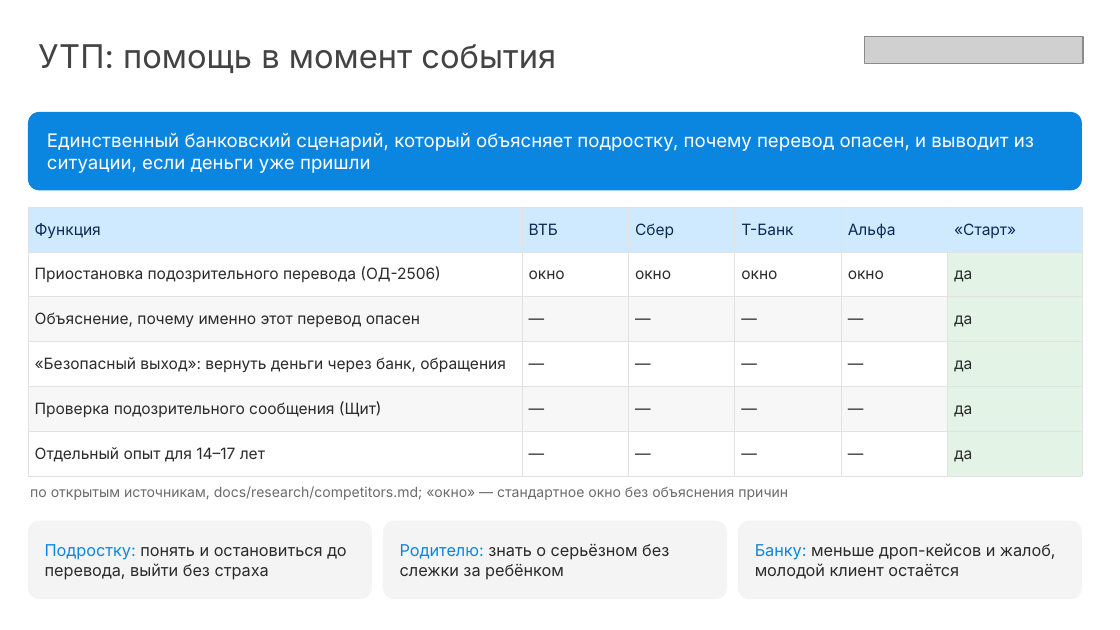
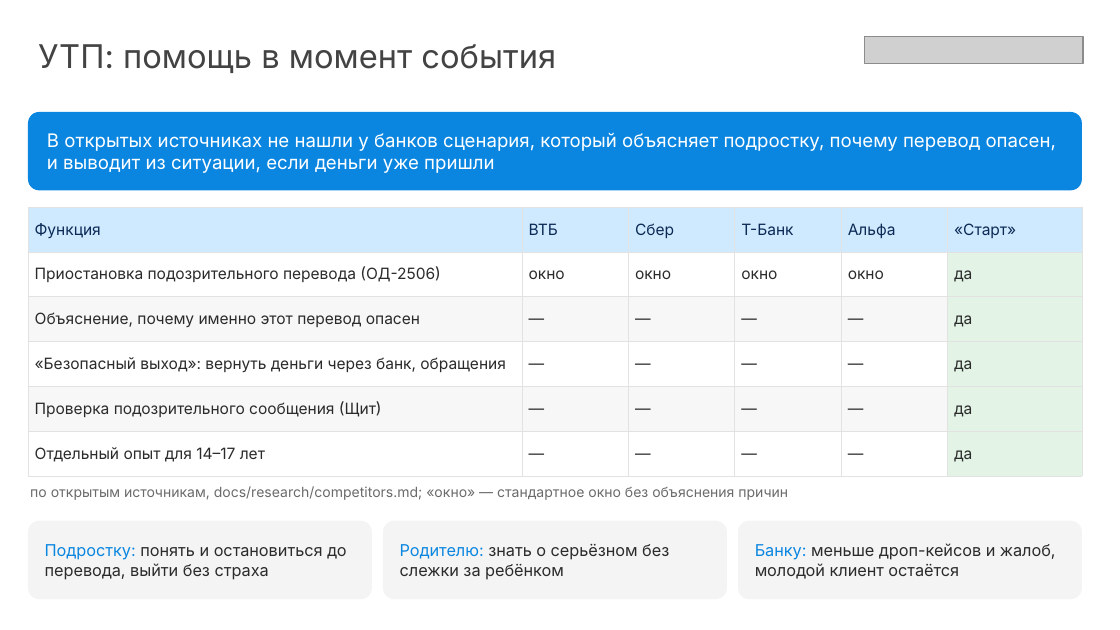
Before and after one commit to keshaptisa/nexus_vtb, a slide deck: slide 11 of Старт_презентация.pptx. Drawn at 1120x630 pixels with LibreOffice and Linux fonts; fonts in the diff are those of the drawing; grey boxes stand for pictures. Boxes give left, top, right and bottom in pixels: in the first picture for what was removed or moved away, otherwise in the second. Text is boxed around its words. In the diff, an @@ line names an element or a change of style, - is before the commit and + after.

```diff
--- a/Старт_презентация.pptx
+++ b/Старт_презентация.pptx
@@ text in rounded rectangle at bbox=[47, 133, 1056, 173]: text changed @@
-Единственный банковский сценарий, который объясняет подростку, почему перевод опасен, и выводит из ситуации, если деньги уже пришли
+В открытых источниках не нашли у банков сценария, который объясняет подростку, почему перевод опасен, и выводит из ситуации, если деньги уже пришли
```
Also in this commit, not shown: 2 other slides changed, 2 other files.
